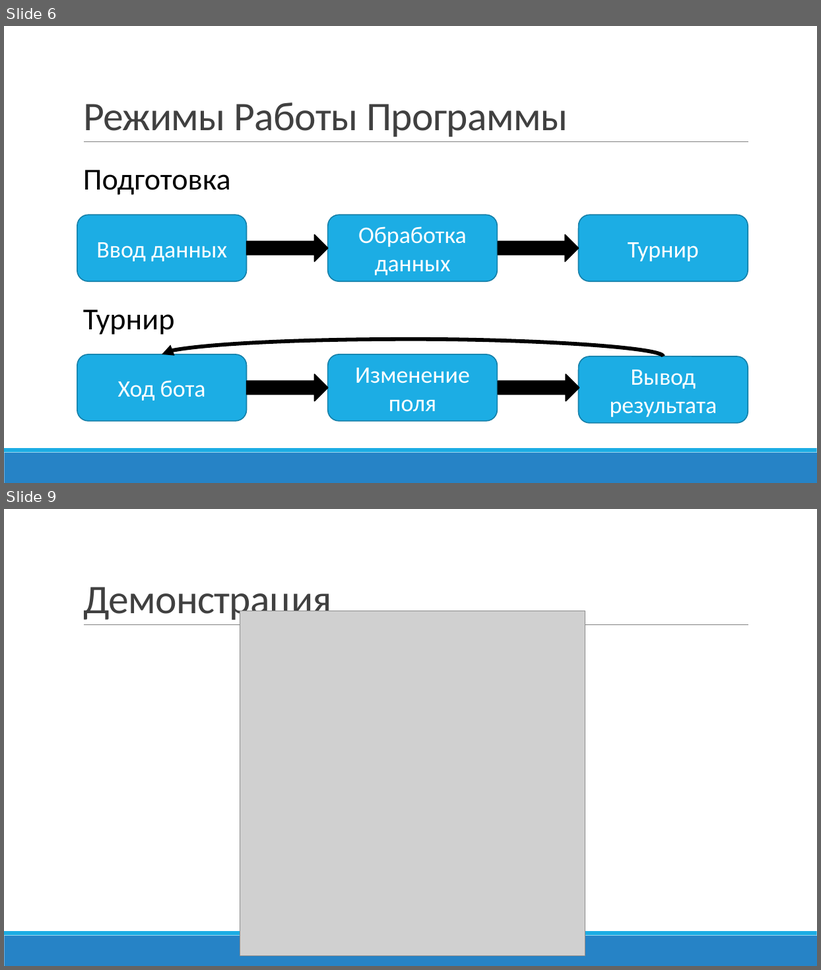
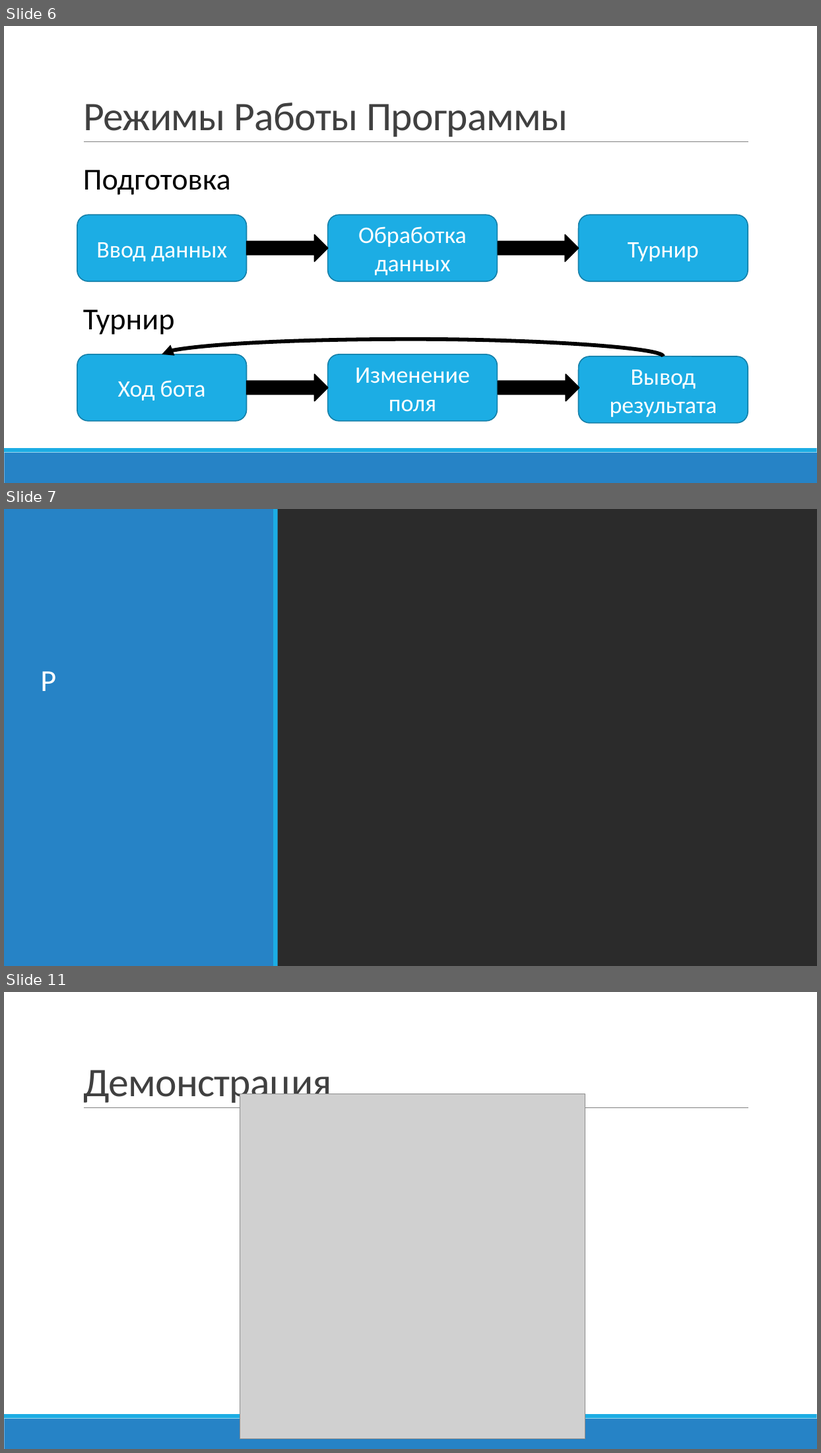
Before and after one commit to RobertArifulin/BotsFight, a slide deck: Docs/Битвы Ботов.pptx. Shown one above the other, each under a label of ours: slides 6 and 9 before the commit, slides 6, 7 and 11 after it; the slides between them are not shown. The pictures are 821x970 and 821x1453 pixels, drawn with LibreOffice and Linux fonts; fonts in the diff are those of the drawing; grey boxes stand for pictures; background and template pictures are left out; a plain dark background stands for a picture behind light text. Boxes give left, top, right and bottom in pixels: in the first picture for what was removed or moved away, otherwise in the second. Text is boxed around its words. In the diff, an @@ line names an element or a change of style, - is before the commit and + after.

```diff
--- a/Docs/Битвы Ботов.pptx
+++ b/Docs/Битвы Ботов.pptx
@@ slide 7 added at (x1=4, y1=509, x2=817, y2=966), background picture (left out) @@
@@ rectangle added at (x1=4, y1=509, x2=274, y2=966), fill #2683C6 @@
@@ rectangle added at (x1=274, y1=509, x2=278, y2=966), fill #1CADE4 @@
@@ title added at (x1=40, y1=671, x2=56, y2=691), 36 pt, text #FFFFFF @@
+Р
@@ what was slide 9 is now slide 11 @@
```
Also in this commit, not shown: 5 slides changed, 1 other slide added, 6 other files.
